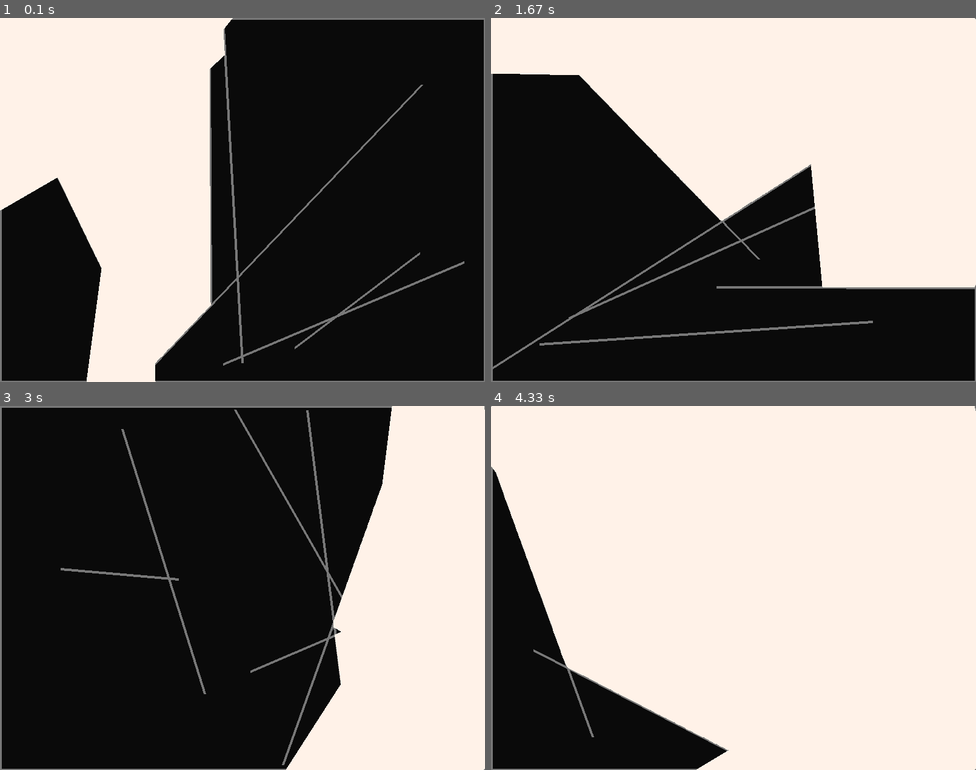
Above: before the commit, frames 1-4 (two rows, left to right).
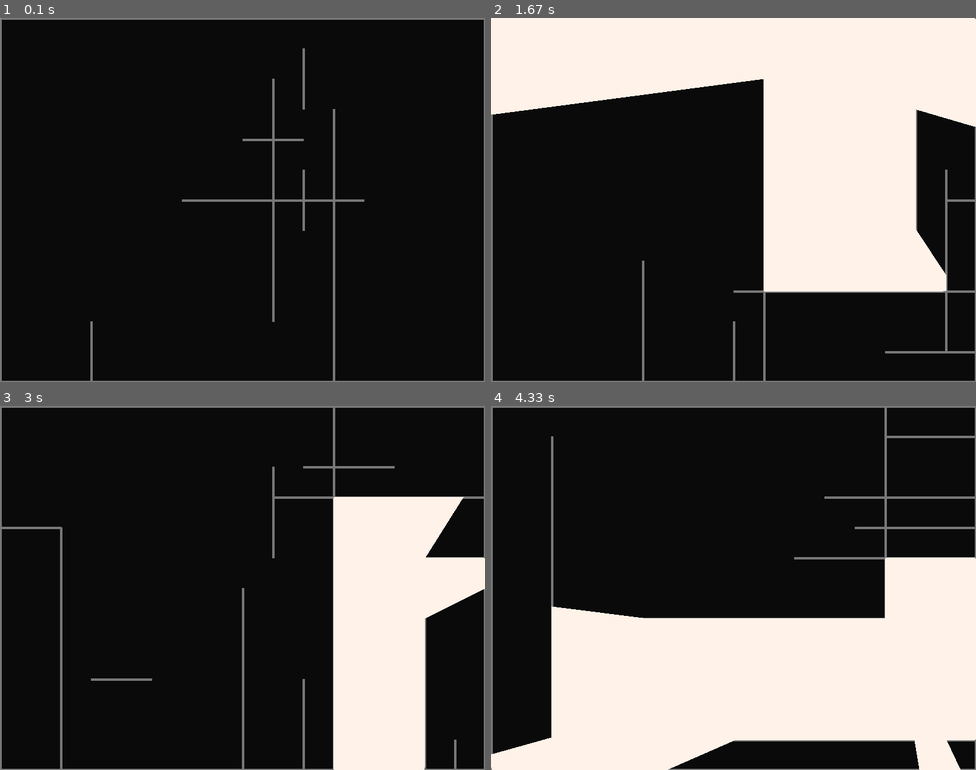
Above: after the commit, the same moments.

Repository: vicdenz/raycasting-pygame
Game: pygame game, started from main.py
The game is run twice, just before and just after one commit, with the same random seed, the same clock (stepped at 60 frames per second) and the same inputs.
Inputs (mouse positions are in pixels of both pictures, inside the frame that each line leads up to):
- Up to frame 1 (0.1 s): no input
- Up to frame 2 (1.67 s): hold W 0.33-0.8 s; hold Right 0.33-0.8 s; move the mouse to (714, 214) at 0.37 s; hold A 0.83-1.3 s; hold Right 0.83-1.3 s; move the mouse to (617, 203) at 0.87 s; tap Space at 0.9, 1.2, 1.4 s; hold S from 1.33 s (still down); hold Right from 1.33 s (still down); move the mouse to (806, 72) at 1.37 s
- Up to frame 3 (3 s): tap Space at 1.7, 1.9, 2.2, 2.4, 2.7, 2.9 s; release S at 1.8 s; release Right at 1.8 s; hold D 1.83-2.3 s; hold Right 1.83-2.3 s; move the mouse to (252, 464) at 1.87 s; hold M 2.33-2.8 s; hold Right 2.33-2.8 s; move the mouse to (247, 624) at 2.37 s; hold Right from 2.83 s (still down); move the mouse to (368, 646) at 2.87 s
- Up to frame 4 (4.33 s): tap Space at 3.2, 3.4, 3.73, 4.03, 4.23 s; release Right at 3.3 s; hold Up 3.33-3.63 s; move the mouse to (859, 555) at 3.37 s; hold Right 3.67-4.13 s; move the mouse to (908, 558) at 3.7 s; hold Left from 4.17 s (still down); move the mouse to (903, 660) at 4.2 s

The runs differ from the first frame. In frame 1, 35% of the frame differs, in the area x 0-96%, y 0-100%; in frame 2, 20%; in frame 3, 17%; in frame 4, 63%, in the area x 0-100%, y 0-100%.

Commit message:
Added player. Added player movement, and lazy rotation and scope.

Diff:
--- a/const.py
+++ b/const.py
@@ -1,10 +1,17 @@
 WIDTH, HEIGHT = 800, 600
+GRID_SIZE = 50
 
 FPS = 60
 
-MAX_BOUNDARIES = 10
+MIN_BOUNDARIES = 5
+MAX_BOUNDARIES = 15
+MIN_LENGTH = 2
 
 DEGREE_INCREMENT = 0.5
+
+ROTATE_SPEED = 2
+MAX_SCOPE = 180
+MIN_SCOPE = 10
 
 RAY_COLOR = (255, 242, 232)
 LINE_COLOR = (120, 120, 120)
--- a/main.py
+++ b/main.py
@@ -2,6 +2,7 @@
 from const import *
 from ray import Ray
 from line import Line
+from player import Player
 import numpy, math, random
 
 screen = pygame.display.set_mode((WIDTH, HEIGHT))
@@ -9,23 +10,41 @@
 
 clock = pygame.time.Clock()
 
-light_source = [Ray((200, 200), (math.cos(radian), math.sin(radian))) for radian in numpy.arange(0.0, math.pi*2, math.pi/(180/DEGREE_INCREMENT))]
+mouse = [Ray((0, 0), (math.cos(radian), math.sin(radian))) for radian in numpy.arange(0.0, math.pi*2, math.pi/(180/DEGREE_INCREMENT))]
 
 boundaries = []
 light_area = []
+
+player = Player((10, 10), 90, 90)
+
+#m = mouse
+#p = player
+mode = "m"
 
 def randomize_boundaries():
     global boundaries
 
     boundaries = [Line((0, 0), (WIDTH, 0)), Line((0, HEIGHT-1), (WIDTH, HEIGHT-1)), Line((0, 0), (0, HEIGHT)), Line((WIDTH-1, 0), (WIDTH-1, HEIGHT))]
 
-    for r in range(0, random.randint(0, MAX_BOUNDARIES)):
-        boundaries.append(Line((random.randint(0, WIDTH), random.randint(0, HEIGHT)), (random.randint(0, WIDTH), random.randint(0, HEIGHT))))
+    for r in range(0, random.randint(MIN_BOUNDARIES, MAX_BOUNDARIES)):
+        start_point = (random.randint(0, WIDTH/GRID_SIZE)*GRID_SIZE, random.randint(0, HEIGHT/GRID_SIZE)*GRID_SIZE)
 
-def update_light():
-    global light_area
+        dir = [random.randint(0, 1)]
+        dir.append(abs(dir[0]-1))
+
+        end_point = (start_point[0] + dir[0] * (GRID_SIZE * random.randint(MIN_LENGTH, WIDTH/GRID_SIZE)), start_point[1] + dir[1] * (GRID_SIZE * random.randint(MIN_LENGTH, WIDTH/GRID_SIZE)))
+        boundaries.append(Line(start_point, end_point))
+
+def update_light(mode):
+    global mouse, player
+
+    if mode == "m":
+        rays = mouse
+    elif mode == "p":
+        rays = player.rays
+
     light_area = []
-    for ray in light_source:
+    for ray in rays:
         intersect_points = {}
         for boundary in boundaries:
             intersect_point = ray.intersect(boundary)
@@ -40,21 +59,28 @@
 
             light_area.append(list(intersect_points.keys())[0])
 
+    return light_area
+
 def redrawGameWindow():
     screen.fill(BG_COLOR)
 
     for boundary in boundaries:
         boundary.draw(screen)
 
-    # for ray in light_source:
-    #     ray.draw(screen)
+    if mode == "m":
+        # for ray in mouse:
+        #     ray.draw(screen)
 
-    pygame.draw.polygon(screen, RAY_COLOR, light_area)
+        pygame.draw.polygon(screen, RAY_COLOR, light_area)
+    elif mode == "p":
+        # player.draw(screen)
+
+        pygame.draw.polygon(screen, RAY_COLOR, light_area+[player.pos])
 
     pygame.display.update()
 
 randomize_boundaries()
-update_light()
+light_area = update_light(mode)
 
 running = True
 while running:
@@ -68,17 +94,64 @@
             if event.key == pygame.KMOD_LCTRL:
                 running = False
 
-            if event.key == pygame.K_SPACE:
-                randomize_boundaries()
-                update_light()
-
         if event.type == pygame.MOUSEMOTION:
-            update_light()
+            light_area = update_light(mode)
 
             mouse_pos = pygame.mouse.get_pos()
-            for ray in light_source:
-                ray.pos.x = mouse_pos[0]
-                ray.pos.y = mouse_pos[1]
+            if mode == "m":
+                for ray in mouse:
+                    ray.pos.x = mouse_pos[0]
+                    ray.pos.y = mouse_pos[1]
+
+    key_pressed = pygame.key.get_pressed()
+    retrace = False
+
+    if key_pressed[pygame.K_SPACE]:
+        randomize_boundaries()
+        retrace = True
+
+    if key_pressed[pygame.K_w]:
+        player.set_pos((player.get_x(), player.get_y()-1))
+        retrace = True
+
+    if key_pressed[pygame.K_a]:
+        player.set_pos((player.get_x()-1, player.get_y()))
+        retrace = True
+
+    if key_pressed[pygame.K_s]:
+        player.set_pos((player.get_x(), player.get_y()+1))
+        retrace = True
+
+    if key_pressed[pygame.K_d]:
+        player.set_pos((player.get_x()+1, player.get_y()))
+        retrace = True
+
+    if key_pressed[pygame.K_p]:
+        mode = "p"
+        retrace = True
+
+    if key_pressed[pygame.K_m]:
+        mode = "m"
+        retrace = True
+
+    if key_pressed[pygame.K_LEFT]:
+        player.set_angle(player.angle - math.radians(ROTATE_SPEED))
+        retrace = True
+
+    if key_pressed[pygame.K_RIGHT]:
+        player.set_angle(player.angle + math.radians(ROTATE_SPEED))
+        retrace = True
+
+    if key_pressed[pygame.K_UP]:
+        player.set_scope(player.scope + 1)
+        retrace = True
+
+    if key_pressed[pygame.K_DOWN]:
+        player.set_scope(player.scope - 1)
+        retrace = True
+
+    if retrace:
+        light_area = update_light(mode)
 
     redrawGameWindow()
 
--- /dev/null
+++ b/player.py
@@ -0,0 +1,49 @@
+import pygame
+import math, numpy
+from const import *
+from ray import Ray
+
+class Player:# pos = position, angle = direction facing, scope = FOV of the player
+    def __init__(self, pos, angle, scope):
+        self.pos = pygame.Vector2(pos)
+        self.angle = math.radians(angle)#radians
+        self.scope = scope#degrees
+        self.rays = [Ray(self.pos, (math.cos(radian), math.sin(radian))) for radian in numpy.arange(self.angle-math.radians(self.scope/2), self.angle+math.radians(self.scope/2), math.pi/(180/DEGREE_INCREMENT))]
+
+    def get_x(self):
+        return self.pos.x
+
+    def get_y(self):
+        return self.pos.y
+
+    def set_pos(self, new_pos):
+        self.pos = pygame.Vector2(new_pos)
+
+        for ray in self.rays:
+            ray.pos = self.pos
+
+    def set_angle(self, new_angle):#radians
+        # angle_diff = new_angle - self.angle
+        self.angle = new_angle
+
+        self.rays = [Ray(self.pos, (math.cos(radian), math.sin(radian))) for radian in numpy.arange(self.angle-math.radians(self.scope/2), self.angle+math.radians(self.scope/2), math.pi/(180/DEGREE_INCREMENT))]
+
+        # for ray in self.rays:
+        #     ray_angle = math.atan2(ray.pos.x, ray.pos.y)
+
+        #     theta = ray_angle+angle_diff
+        #     new_x = ray.dir.x * math.cos(theta) - ray.dir.x * math.sin(theta)
+        #     new_y = ray.dir.x * math.sin(theta) + ray.dir.y * math.cos(theta)
+
+        #     ray.dir.x = new_x
+        #     ray.dir.y = new_y
+
+    def set_scope(self, new_scope):
+        if MIN_SCOPE <= new_scope <= MAX_SCOPE:
+            self.scope = new_scope
+
+            self.rays = [Ray(self.pos, (math.cos(radian), math.sin(radian))) for radian in numpy.arange(self.angle-math.radians(self.scope/2), self.angle+math.radians(self.scope/2), math.pi/(180/DEGREE_INCREMENT))]
+
+    def draw(self, screen):
+        for ray in self.rays:
+            ray.draw(screen)
--- a/ray.py
+++ b/ray.py
@@ -2,14 +2,14 @@
 import math
 from const import *
 
-class Ray:# a = inittial point, b = terminal point
+class Ray:# a = initial point, b = terminal point
     extend = 10
 
     def __init__(self, pos, dir):
         self.pos = pygame.Vector2(pos)
         self.dir = pygame.Vector2(dir)
 
-    def lookAt(self, new_x, new_y):
+    def point_to(self, new_x, new_y):
         dis_x = new_x-self.pos.x
         dis_y = new_y-self.pos.y
 
